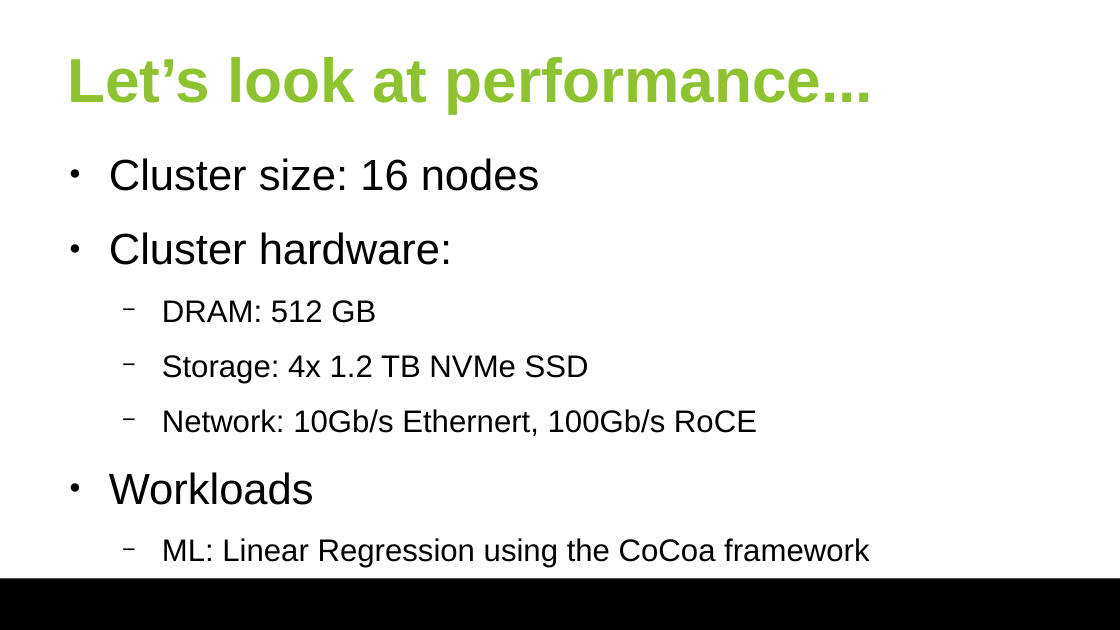
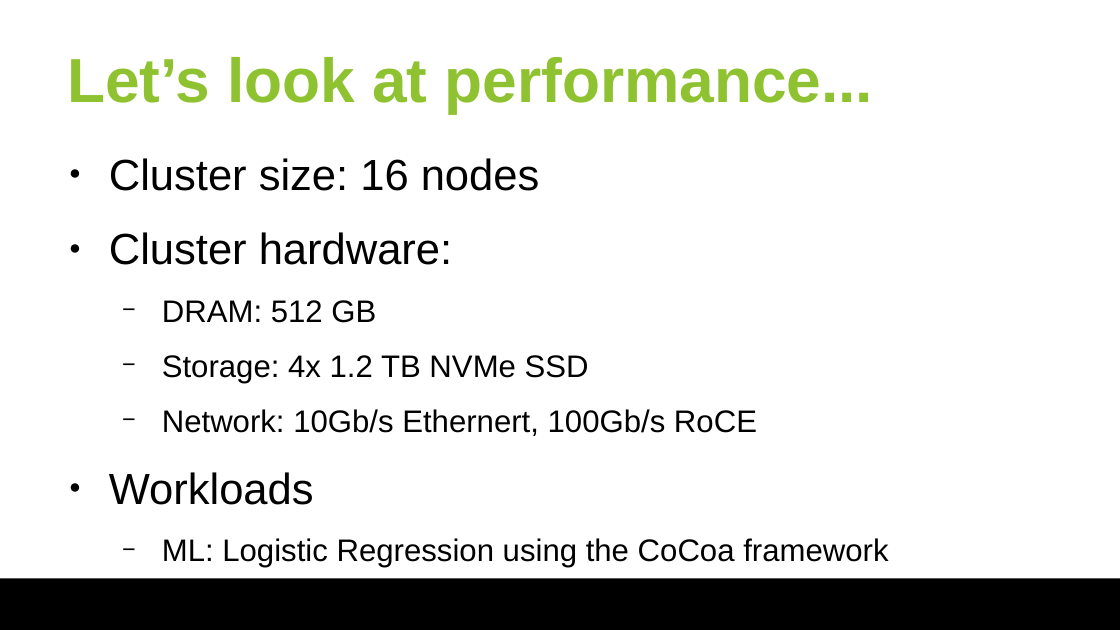
Before and after one commit to huangyibo/spark-summit-18, a slide deck: slide 38 of slides/spark-summit-18.odp (slide 39 before the commit). Drawn at 1120x630 pixels with LibreOffice and Linux fonts; fonts in the diff are those of the drawing; background and template pictures are left out. Boxes give left, top, right and bottom in pixels: in the first picture for what was removed or moved away, otherwise in the second. Text is boxed around its words. In the diff, an @@ line names an element or a change of style, - is before the commit and + after.

```diff
--- a/slides/spark-summit-18.odp
+++ b/slides/spark-summit-18.odp
@@ text at <box>162,538,888,568</box>: text changed @@
-  − ML: Linear Regression using the CoCoa framework
+  − ML: Logistic Regression using the CoCoa framework
```
Also in this commit, not shown: 9 other slides changed, 1 slide removed, 1 other file.
